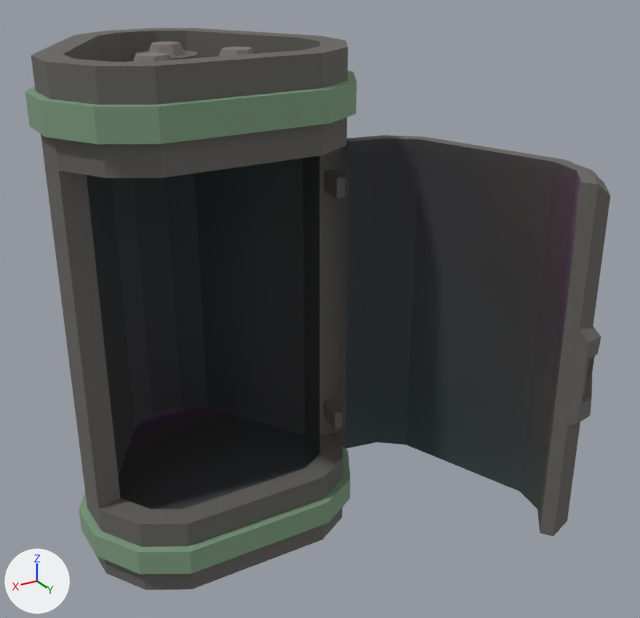
What one commit did to the glTF model unity_assets/entity109124.glb.
Rendered twice from a camera (50 mm lens) standing at (1.23, 2.96, 2.27) and looking at (-0.32, 0.37, 0.98). Lighting does not change. The marker at lower left points along +X, +Y and +Z.

Objects in the first picture: 'node_SM_Prop_Crate_10 (5)', 'node_SM_Prop_Crate_10_Lid_01'.
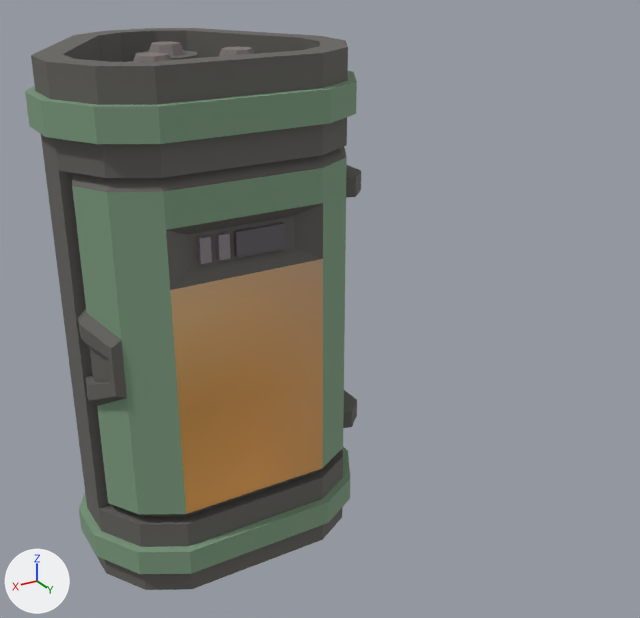
The change, as a list of edits to the scene's bpy script:
```text
Change ob_node_sm_prop_crate_10_lid_01:
    ob_node_sm_prop_crate_10_lid_01.rotation_euler: (0.0, 0.0, 1.914) -> (0.0, 0.0, 0.0)  # degrees (0, 0, 110) -> degrees (0, 0, 0)
```

Pixel boxes [x1, y1, x2, y2] of what changed, in the pictures (640 x 618 px):
'node_SM_Prop_Crate_10_Lid_01', turned: before [338, 135, 610, 536]; after [72, 147, 347, 517]
